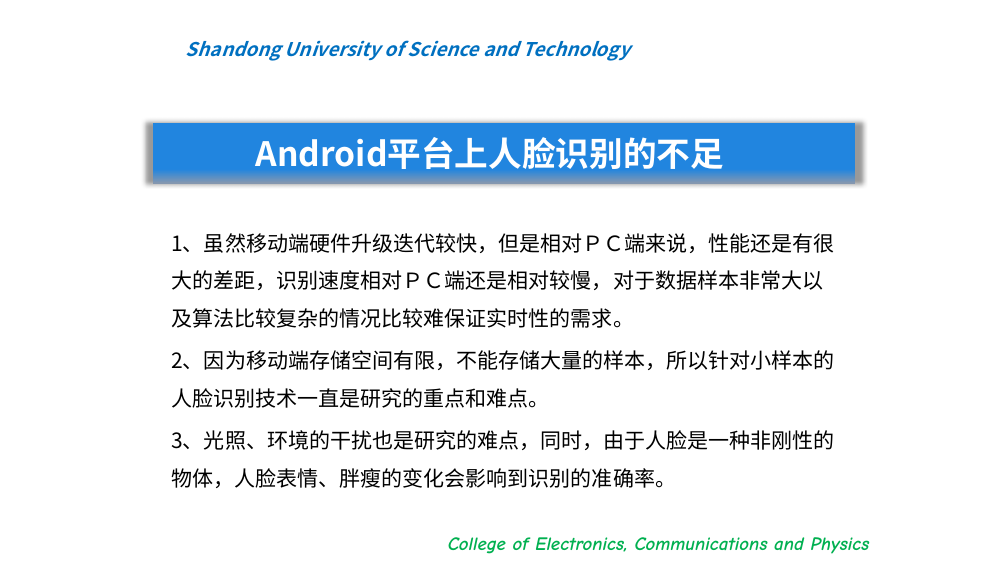
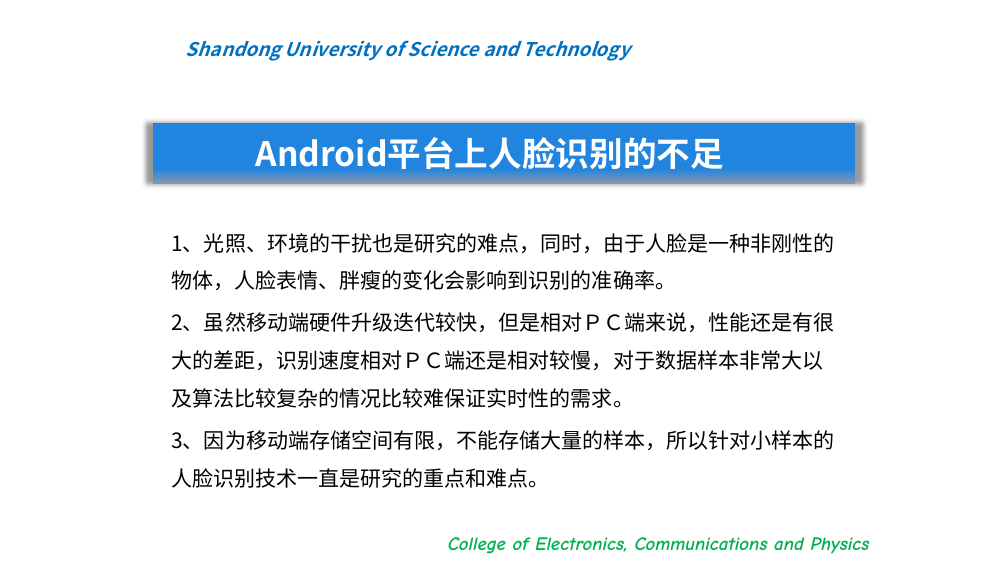
Before and after one commit to bigflyboy/biyelunwen, a slide deck: slide 12 of 王志远毕业答辩.pptx. Drawn at 1008x567 pixels with LibreOffice and Linux fonts; fonts in the diff are those of the drawing; background and template pictures are left out. Boxes give left, top, right and bottom in pixels: in the first picture for what was removed or moved away, otherwise in the second. Text is boxed around its words. In the diff, an @@ line names an element or a change of style, - is before the commit and + after.

```diff
--- a/王志远毕业答辩.pptx
+++ b/王志远毕业答辩.pptx
@@ text at [171, 233, 835, 488]: text changed @@
-1、虽然移动端硬件升级迭代较快，但是相对ＰＣ端来说，性能还是有很大的差距，识别速度相对ＰＣ端还是相对较慢，对于数据样本非常大以及算法比较复杂的情况比较难保证实时性的需求。
-2、因为移动端存储空间有限，不能存储大量的样本，所以针对小样本的人脸识别技术一直是研究的重点和难点。
-3、光照、环境的干扰也是研究的难点，同时，由于人脸是一种非刚性的物体，人脸表情、胖瘦的变化会影响到识别的准确率。
+1、光照、环境的干扰也是研究的难点，同时，由于人脸是一种非刚性的物体，人脸表情、胖瘦的变化会影响到识别的准确率。
+2、虽然移动端硬件升级迭代较快，但是相对ＰＣ端来说，性能还是有很大的差距，识别速度相对ＰＣ端还是相对较慢，对于数据样本非常大以及算法比较复杂的情况比较难保证实时性的需求。
+3、因为移动端存储空间有限，不能存储大量的样本，所以针对小样本的人脸识别技术一直是研究的重点和难点。
```
Also in this commit, not shown: 4 other slides changed, 1 slide added, 1 slide removed, 4 other files.
